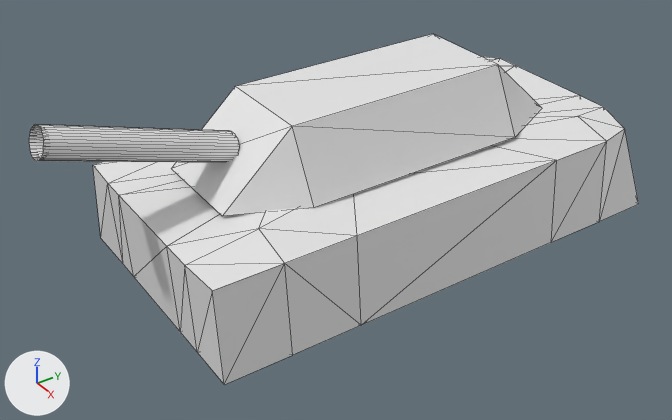
What one commit did to the Blender file orig/vehicles/tank/tank.blend.
Before and after are seen from a 50 mm camera at (12.82, -10.53, 8.28) aimed at (0.23, -1.98, -1.13). Lighting does not change. The marker at lower left points along +X, +Y and +Z. Mesh edges are drawn as thin lines. Materials are left out; every surface is plain grey.

Names of what the first picture shows: 'Cockpit', 'Tank', 'Turret'.
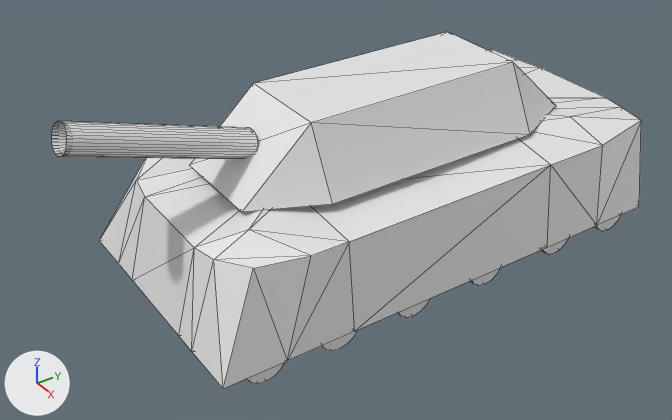
Commit message: New tank model

The change, as a list of edits to the scene's bpy script:
```text
Change me_cube:
    where me_cube.from_pydata(...)  # 68 vertices, 126 faces; spans x -2.61..2.54, y -4.97..4.97, z -0.89..1.11
    used by ob_tank; location = (-0.03, -0.78, -1.08)
    before: 4 (2.21, 4.49, 0.89) at pixel (624, 128), 22 (2.38, 3.77, 0.89) at pixel (606, 141), 23 (-2.42, 3.77, 0.87)
    me_cube part 1
    add for i in [4, 22, 23]: me_cube.vertices[i].co += Vector((0.0, -0.62, 0.0))
    me_cube.vertices[7].co: (-2.23, 4.7, 0.87) -> (-2.19, 4.08, 0.87)  # pixel (483, 56) -> pixel (253, 268)
    me_cube.vertices[26].co: (1.58, 4.53, 1.11) -> (1.58, 4.4, 0.77)  # pixel (603, 107) -> pixel (136, 180)
    me_cube.vertices[38].co: (-1.52, 4.53, 1.11) -> (-1.52, 4.43, 0.77)  # pixel (500, 58) -> pixel (213, 259)
    me_cube.vertices[50].co: (0.93, 4.53, 1.11) -> (0.93, 4.53, 0.77)  # pixel (580, 95) -> pixel (144, 196)
    me_cube.vertices[60].co: (-1.02, 4.53, 1.11) -> (-1.02, 4.53, 0.77)  # pixel (515, 65) -> pixel (194, 247)
    me_cube part 2
    me_cube.vertices[5].co: (2.38, -4.91, 0.89) -> (2.22, -4.91, 1.01)  # pixel (212, 290) -> pixel (491, 49)
    me_cube.vertices[6].co: (-2.42, -4.91, 0.87) -> (-2.26, -4.91, 0.98)  # pixel (92, 164) -> pixel (641, 120)
    me_cube.vertices[27].co: (1.58, -4.97, 0.92) -> (1.58, -5.16, 0.92)  # pixel (184, 265) -> pixel (517, 59)
    me_cube.vertices[39].co: (-1.52, -4.97, 0.92) -> (-1.52, -5.16, 0.92)  # pixel (107, 183) -> pixel (621, 107)
    me_cube.vertices[51].co: (0.93, -4.97, 0.92) -> (0.93, -5.25, 0.92)  # pixel (166, 246) -> pixel (540, 67)
    me_cube.vertices[61].co: (-1.02, -4.97, 0.92) -> (-1.02, -5.25, 0.92)  # pixel (118, 195) -> pixel (605, 97)
Add me_cylinder:
    me_cylinder.from_pydata(...)  # a 16-sided cylinder along z spanning x -0.4..0.4, y -0.4..0.4, z -0.15..0.15
Change ob_tank:
    ob_tank.rotation_euler: (0.0, 0.0, 0.0) -> (-3.142, 3.142, 0.0)  # degrees (0, 0, 0) -> degrees (-180, 180, 0)
Change ob_cockpit:
    ob_cockpit.rotation_euler: (0.0, 0.0, 3.142) -> (0.0, 0.0, 12.57)  # degrees (0, 0, 180) -> degrees (0, 0, 0)
Add ob_cylinder:
    ob_cylinder = bpy.data.objects.new('Cylinder', me_cylinder)
    ob_cylinder.location = (2.16, -4.82, -2.09)
    ob_cylinder.rotation_euler = (0.0, 1.571, 0.0)  # degrees (0, 90, 0)
Add ob_cylinder_003:
    ob_cylinder_003 = bpy.data.objects.new('Cylinder.003', me_cylinder)
    ob_cylinder_003.location = (2.16, -3.32, -2.09)
    ob_cylinder_003.rotation_euler = (0.0, 1.571, 0.0)  # degrees (0, 90, 0)
Add ob_cylinder_004:
    ob_cylinder_004 = bpy.data.objects.new('Cylinder.004', me_cylinder)
    ob_cylinder_004.location = (2.16, -1.65, -2.09)
    ob_cylinder_004.rotation_euler = (0.0, 1.571, 0.0)  # degrees (0, 90, 0)
Add ob_cylinder_007:
    ob_cylinder_007 = bpy.data.objects.new('Cylinder.007', me_cylinder)
    ob_cylinder_007.location = (2.16, 0.1, -2.09)
    ob_cylinder_007.rotation_euler = (0.0, 1.571, 0.0)  # degrees (0, 90, 0)
Add ob_cylinder_008:
    ob_cylinder_008 = bpy.data.objects.new('Cylinder.008', me_cylinder)
    ob_cylinder_008.location = (2.16, 1.99, -2.09)
    ob_cylinder_008.rotation_euler = (0.0, 1.571, 0.0)  # degrees (0, 90, 0)
Add ob_cylinder_011:
    ob_cylinder_011 = bpy.data.objects.new('Cylinder.011', me_cylinder)
    ob_cylinder_011.location = (2.16, 3.56, -2.09)
    ob_cylinder_011.rotation_euler = (0.0, 1.571, 0.0)  # degrees (0, 90, 0)
```

Pixel boxes [x1, y1, x2, y2] of what changed, in the pictures (672 x 420 px; the box of a moved part takes in the faces that stretch with it):
'Tank', reshaped, turned: before [93, 57, 639, 385]; after [99, 49, 641, 389]
'Cockpit', turned: before [171, 34, 541, 216]; after [189, 32, 556, 212]
'Turret', turned: before [29, 124, 239, 163]; after [52, 121, 258, 159]
'Cylinder', added: after [247, 362, 284, 384]
'Cylinder.003', added: after [322, 330, 357, 351]
'Cylinder.004', added: after [398, 299, 429, 318]
'Cylinder.007', added: after [470, 268, 500, 286]
'Cylinder.008', added: after [541, 238, 568, 255]
'Cylinder.011', added: after [594, 215, 621, 231]
part 1 of me_cube, moved or reshaped: before [482, 57, 639, 242]; after [99, 158, 349, 389]
part 2 of me_cube, moved or reshaped: before [93, 162, 285, 385]; after [488, 49, 641, 225]
